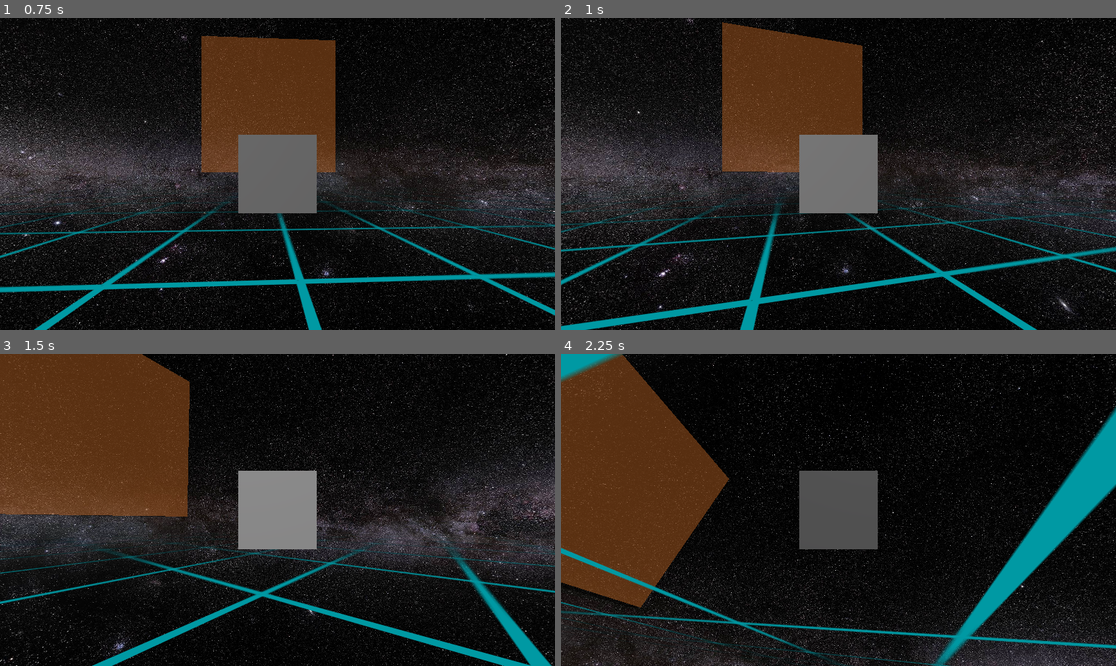
Above: before the commit, frames 1-4 (two rows, left to right).
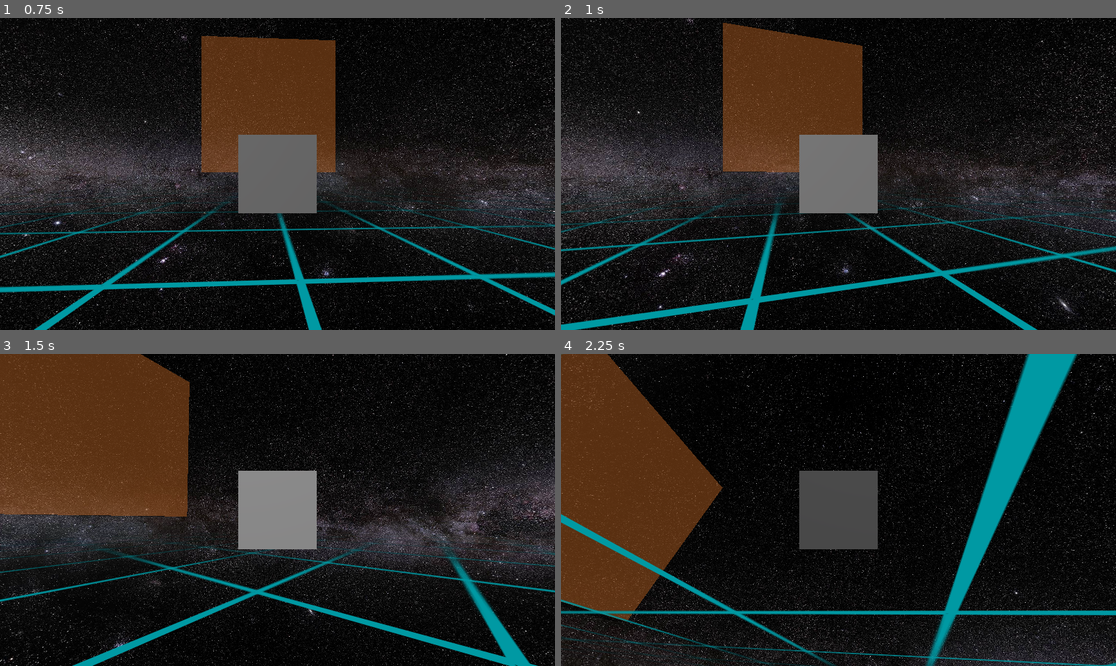
Above: after the commit, the same moments.

Repository: david-andrew/Aberration
Game: Godot game, scene res://world.tscn
Two runs of this game, one before a commit and one after it. Both use one fixed random seed, a clock stepped at 60 frames per second and the inputs below.
Inputs:
- Up to frame 1 (0.75 s): tap Enter at 0.5 s; hold Right (right) from 0.53 s (still down); hold A (a) from 0.53 s (still down)
- Up to frame 2 (1 s): keep holding Right (right); keep holding A (a); tap Ctrl (ctrl) at 0.8 s
- Up to frame 3 (1.5 s): release Right (right) at 1.28 s; release A (a) at 1.28 s; hold Down (down) from 1.28 s (still down); tap Ctrl (ctrl) at 1.35 s
- Up to frame 4 (2.25 s): tap D (d) at 1.55 s; release Down (down) at 2.03 s; hold Right (right) from 2.03 s (still down); hold D (d) from 2.03 s (still down)

Frame 1 is identical in both runs. In frame 2, 1.6% of the frame differs, in the area x 0-100%, y 1-100%; in frame 3, 4.8%; in frame 4, 27%, in the area x 0-100%, y 0-100%.

Commit message:
removed throttle in favor of directly applying force forward/backward

Diff:
--- a/Ship.gd
+++ b/Ship.gd
@@ -1,10 +1,10 @@
 extends RigidBody3D
 
 # throttle
-var throttle = 0
-const max_throttle = 2
-const min_throttle = -0.5
-const d_throttle = 0.1
+#var throttle = 0
+#const max_throttle = 2
+#const min_throttle = -0.5
+#const d_throttle = 0.1
 
 const translation_strength = 1.0
 const rotation_strength = 0.5
@@ -17,13 +17,13 @@
 
 # Called every frame. 'delta' is the elapsed time since the previous frame.
 func _process(delta):
-	# debug display throttle and x,y,z velocity (relative to self)
-	print("throttle: ", throttle, ", velocity: ", linear_velocity)
-
 	pass
 
 
 func _physics_process(delta):
+	# debug display throttle and x,y,z velocity (relative to self)
+	#print("throttle: ", throttle, ", velocity: ", linear_velocity)
+
 	# # translate forward
 	# if Input.is_action_pressed("w"):
 	# 	apply_impulse(Vector3(0, 0, -1) * delta)
@@ -51,13 +51,16 @@
 
 	# throttle
 	if Input.is_action_pressed("shift"):
-		throttle = min(throttle + d_throttle * delta, max_throttle)
+		#throttle = min(throttle + d_throttle * delta, max_throttle)
+		apply_impulse(-global_transform.basis.z * delta * translation_strength)
+
 	if Input.is_action_pressed("ctrl"):
-		throttle = max(throttle - d_throttle * delta, min_throttle)
-	if Input.is_action_just_pressed('space'):
-		throttle = 0
+		#throttle = max(throttle - d_throttle * delta, min_throttle)
+		apply_impulse(global_transform.basis.z * delta * translation_strength)
+	#if Input.is_action_just_pressed('space'):
+		#throttle = 0
 	# apply throttle
-	apply_impulse(-global_transform.basis.z * throttle * delta)
+	#apply_impulse(-global_transform.basis.z * throttle * delta)
 
 
 	## Rotations ##
